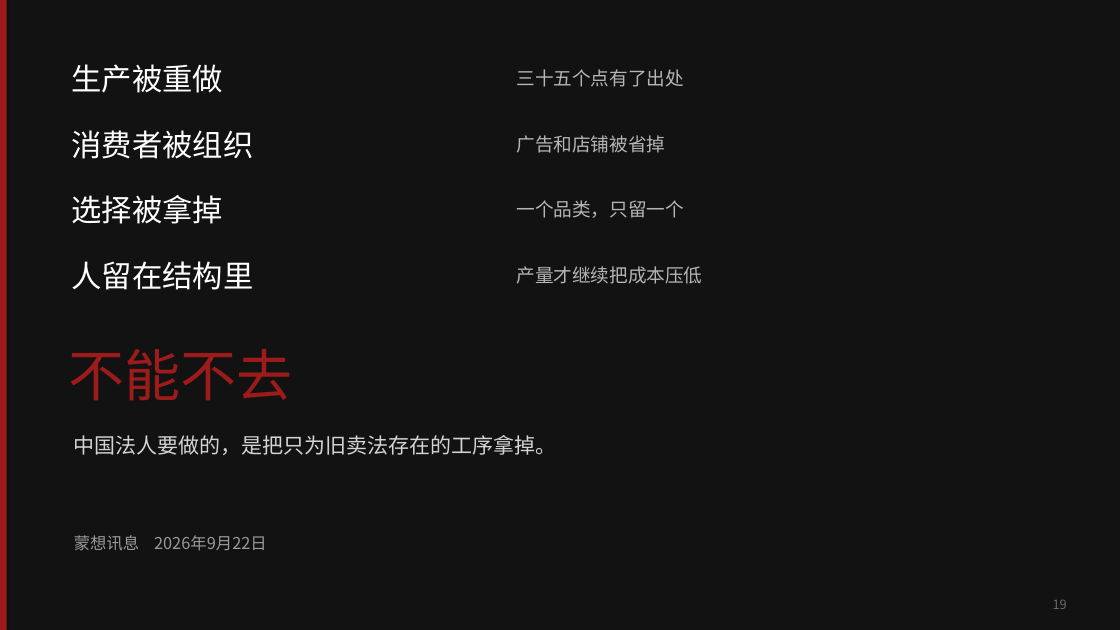
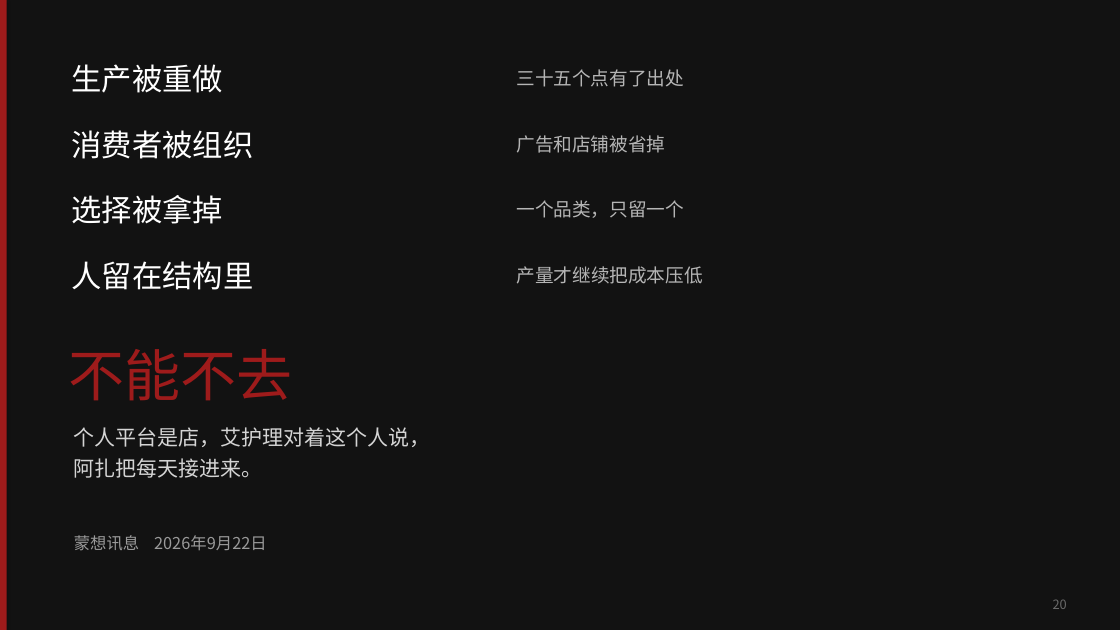
Before and after one commit to headshot9999/xiaoyi, a slide deck: slide 20 of 艾多美何以成为100兆韩元企业.pptx (slide 19 before the commit). Drawn at 1120x630 pixels with LibreOffice and Linux fonts; fonts in the diff are those of the drawing. Boxes give left, top, right and bottom in pixels: in the first picture for what was removed or moved away, otherwise in the second. Text is boxed around its words. In the diff, an @@ line names an element or a change of style, - is before the commit and + after.

```diff
--- a/艾多美何以成为100兆韩元企业.pptx
+++ b/艾多美何以成为100兆韩元企业.pptx
@@ text at <box>74,427,431,478</box>: text changed @@
-中国法人要做的，是把只为旧卖法存在的工序拿掉。
+个人平台是店，艾护理对着这个人说，
+阿扎把每天接进来。
@@ text at <box>1053,599,1067,609</box>: text changed @@
-19
+20
```
Also in this commit, not shown: 1 other slide changed, 2 slides added, 1 slide removed, 3 other files.
